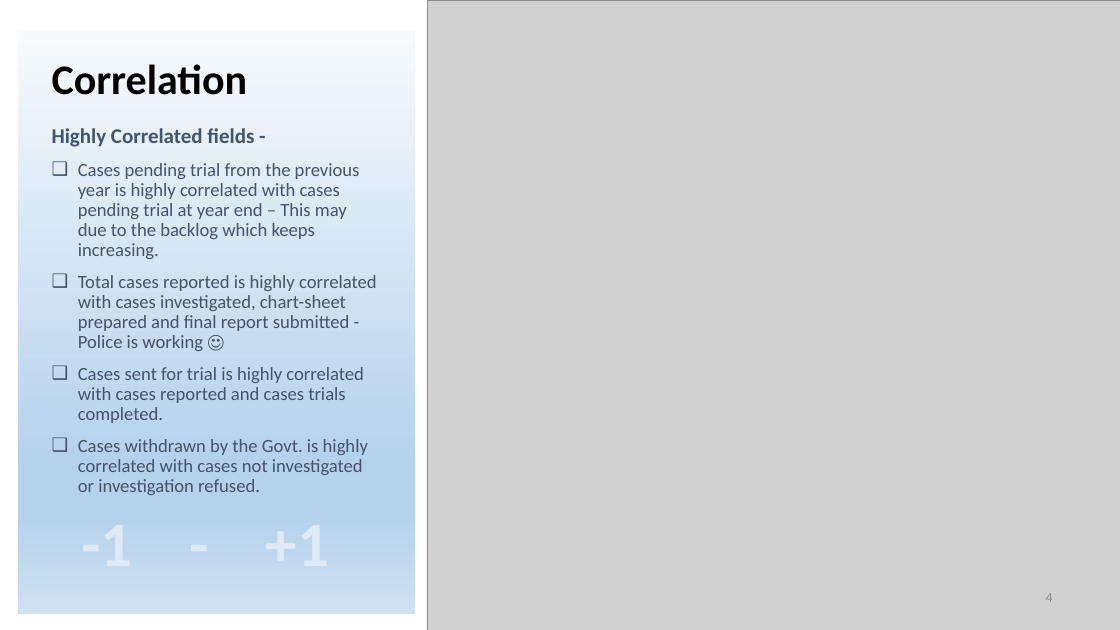
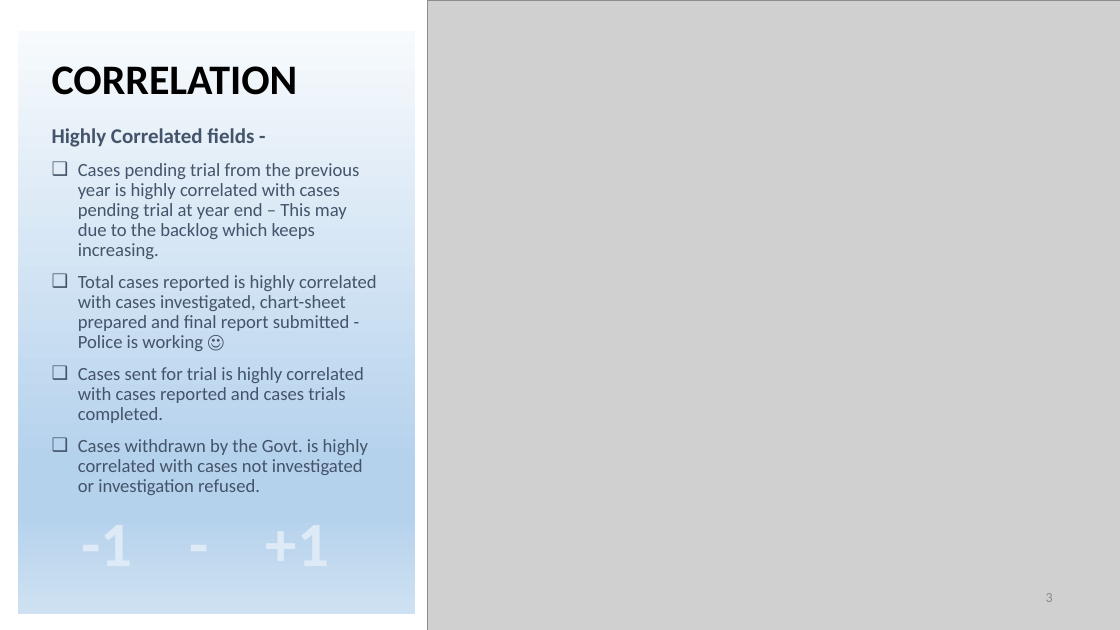
Before and after one commit to Nayna89/Data-Science, a slide deck: slide 3 of EDA_CrimeAgainstWomen/CrimeAgainstWomenEDA.pptx (slide 4 before the commit). Drawn at 1120x630 pixels with LibreOffice and Linux fonts; fonts in the diff are those of the drawing; grey boxes stand for pictures. Boxes give left, top, right and bottom in pixels: in the first picture for what was removed or moved away, otherwise in the second. Text is boxed around its words. In the diff, an @@ line names an element or a change of style, - is before the commit and + after.

```diff
--- a/EDA_CrimeAgainstWomen/CrimeAgainstWomenEDA.pptx
+++ b/EDA_CrimeAgainstWomen/CrimeAgainstWomenEDA.pptx
@@ title at <box>52,66,298,95</box>: text changed @@
-Correlation
+CORRELATION
@@ page number at <box>1046,593,1053,602</box>: text changed @@
-4
+3
```
Also in this commit, not shown: 3 other slides changed, 1 slide added.
